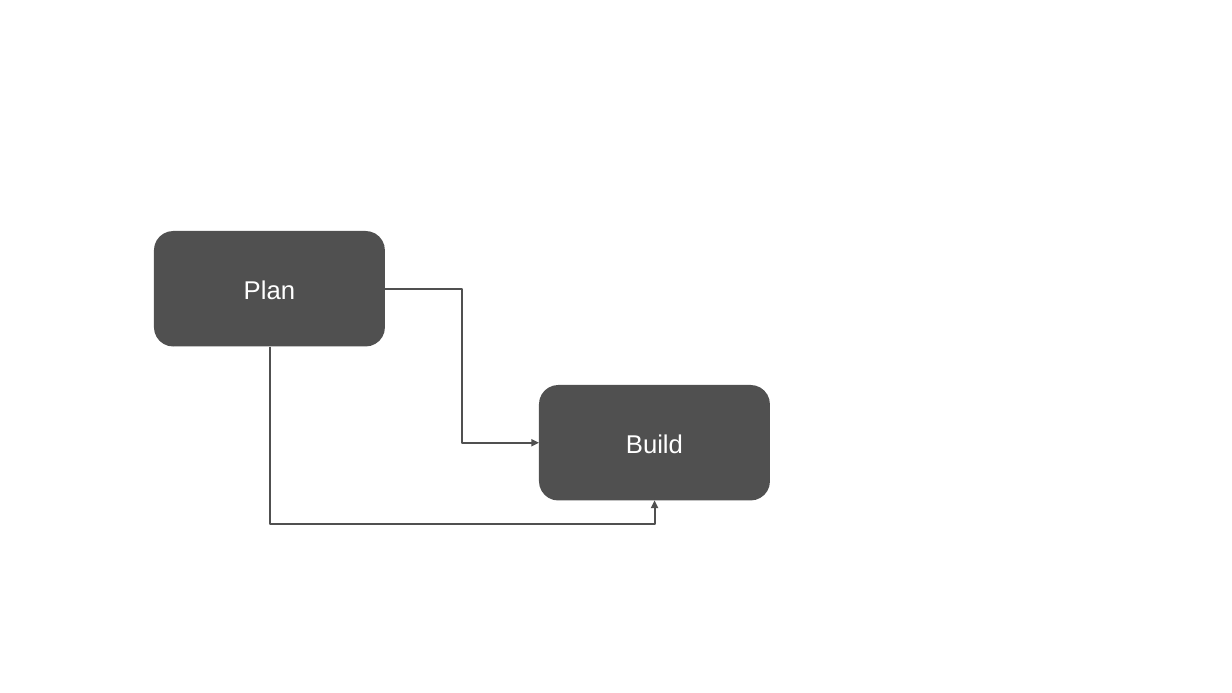
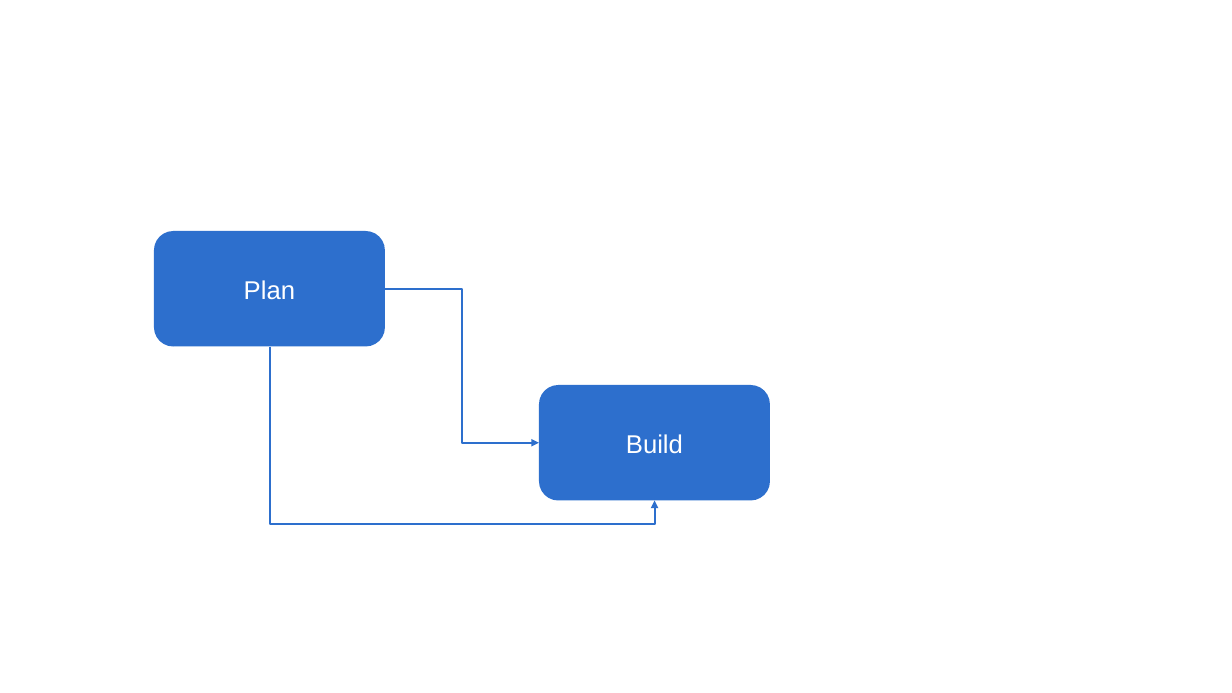
Before and after one commit to Rickvu309/AirDesign, a slide deck: slide 1 of scripts/pptx-fixtures/connectors.pptx. Drawn at 1232x693 pixels with LibreOffice and Linux fonts; fonts in the diff are those of the drawing. Boxes give left, top, right and bottom in pixels: in the first picture for what was removed or moved away, otherwise in the second. Text is boxed around its words. In the diff, an @@ line names an element or a change of style, - is before the commit and + after.

Commit message:
Give a new deck's theme six accent colours instead of greys

```diff
--- a/scripts/pptx-fixtures/connectors.pptx
+++ b/scripts/pptx-fixtures/connectors.pptx
@@ rounded rectangle "Plan" at (154, 231, 385, 347): fill #505050 to #2D6FCD @@
@@ elbow arrow (385, 288) - (539, 443): stroke #505050 1.5 pt to #2D6FCD 1.5 pt @@
@@ elbow arrow (270, 347) - (654, 501): stroke #505050 1.5 pt to #2D6FCD 1.5 pt @@
@@ rounded rectangle "Build" at (539, 385, 770, 501): fill #505050 to #2D6FCD @@
```
Also in this commit, not shown: 14 other files.
